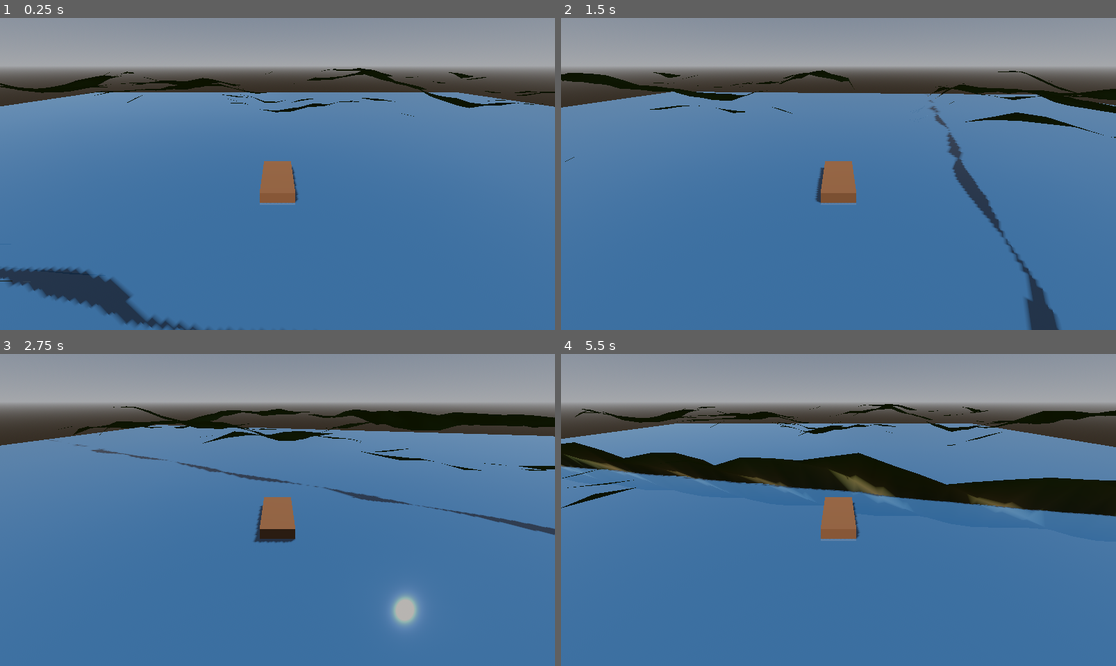
Above: before the commit, frames 1-4 (two rows, left to right).
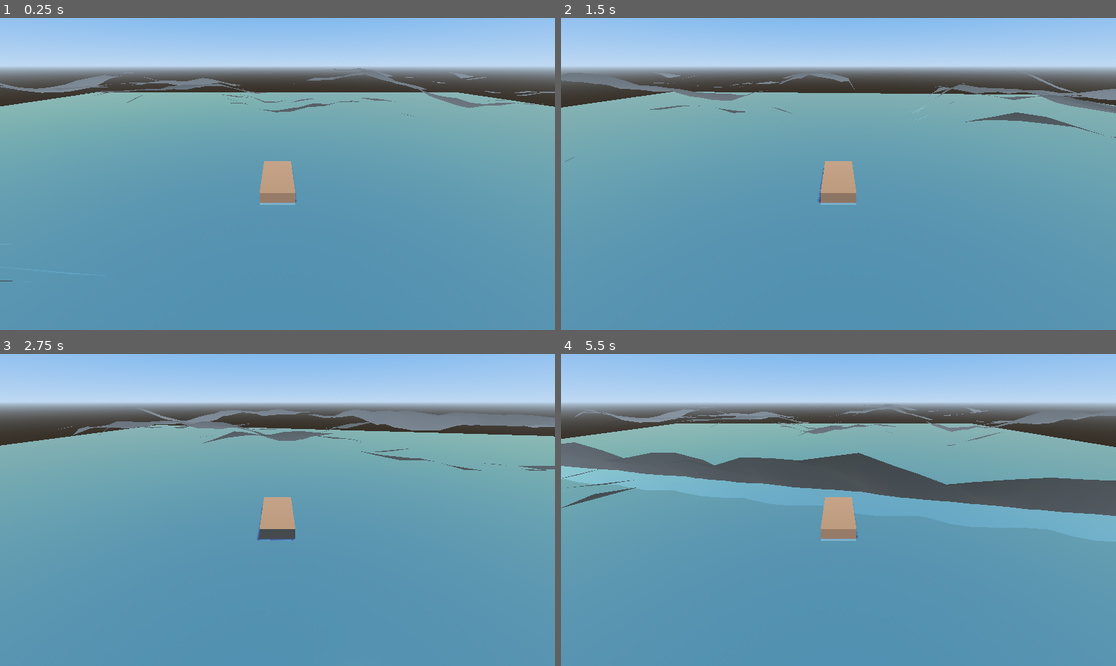
Above: after the commit, the same moments.

Repository: pirateslounge420/animated-succotash
Game: Godot game, scene res://scenes/world/plains_river_demo.tscn
The game is run twice, just before and just after one commit, with the same random seed, the same clock (stepped at 60 frames per second) and the same inputs.
Inputs:
- Up to frame 1 (0.25 s): no input
- Up to frame 2 (1.5 s): hold D (boat_turn_right) 0.53-1.28 s; hold S (boat_back) from 1.28 s (still down)
- Up to frame 3 (2.75 s): release S (boat_back) at 2.03 s; hold D (boat_turn_right) from 2.03 s (still down)
- Up to frame 4 (5.5 s): release D (boat_turn_right) at 2.78 s; hold W (boat_forward) 2.78-3.53 s; hold A (boat_turn_left) 3.53-5.03 s; hold S (boat_back) from 5.03 s (still down)

The runs differ from the first frame. In frame 1, 95% of the frame differs, in the area x 0-100%, y 0-100%; in frame 2, 95%; in frame 3, 96%; in frame 4, 96%.

Commit message:
Implement TimeOfDay-driven sky, sun/moon, and dusk gradient lighting
TimeOfDay now computes a continuous sun elevation across the full
120-minute cycle (70 day / 50 night) instead of a stub, so day_amount
and twilight_amount blends never hit a discontinuity at the sunrise/
sunset boundary. A new SkyController reacts to TimeOfDay.time_changed
and drives sun rotation/color/energy, the sky gradient, and fog color
from that single elevation value, plus a simple low-poly (faceted
icosphere-style) moon that becomes visible at night.

Verified headlessly across a full day/night transition: the horizon
color passes through orange at the sunset crossing and visibly through
violet on its way to deep blue-violet at night, matching the banding
described in DESIGN.md section 4/2.1 without needing an explicit third
gradient stop -- it falls out of the day/twilight/night color blend.

Co-Authored-By: Claude Sonnet 5 <noreply@anthropic.com>
Claude-Session: https://claude.ai/code/session_01HukiLSxK3HM1XRn82GE2f5

Diff:
--- a/scenes/world/plains_river_demo.tscn
+++ b/scenes/world/plains_river_demo.tscn
@@ -1,7 +1,8 @@
-[gd_scene load_steps=6 format=3]
+[gd_scene load_steps=9 format=3]
 
 [ext_resource type="Script" path="res://scripts/procgen/plains_river_generator.gd" id="1"]
 [ext_resource type="PackedScene" path="res://scenes/world/boat.tscn" id="2"]
+[ext_resource type="Script" path="res://scripts/world/sky_controller.gd" id="3"]
 
 [sub_resource type="ProceduralSkyMaterial" id="ProceduralSkyMaterial_1"]
 
@@ -11,16 +12,45 @@
 [sub_resource type="Environment" id="Environment_1"]
 background_mode = 2
 sky = SubResource("Sky_1")
+fog_enabled = true
+fog_light_color = Color(0.8, 0.87, 0.95, 1)
+fog_density = 0.01
+
+[sub_resource type="SphereMesh" id="SphereMesh_moon"]
+radius = 25.0
+height = 50.0
+radial_segments = 8
+rings = 5
+
+[sub_resource type="StandardMaterial3D" id="StandardMaterial3D_moon"]
+shading_mode = 0
+albedo_color = Color(0.85, 0.88, 1, 1)
+emission_enabled = true
+emission = Color(0.85, 0.88, 1, 1)
+emission_energy_multiplier = 1.5
 
 [node name="PlainsRiverDemo" type="Node3D"]
 
 [node name="WorldEnvironment" type="WorldEnvironment" parent="."]
 environment = SubResource("Environment_1")
 
-[node name="Sun" type="DirectionalLight3D" parent="."]
+[node name="SunLight" type="DirectionalLight3D" parent="."]
 position = Vector3(0, 20, 0)
-rotation_degrees = Vector3(-45, -30, 0)
 shadow_enabled = true
+
+[node name="MoonPivot" type="Node3D" parent="."]
+
+[node name="MoonMesh" type="MeshInstance3D" parent="MoonPivot"]
+transform = Transform3D(1, 0, 0, 0, 1, 0, 0, 0, 1, 0, 0, -300)
+visible = false
+mesh = SubResource("SphereMesh_moon")
+surface_material_override/0 = SubResource("StandardMaterial3D_moon")
+
+[node name="SkyController" type="Node3D" parent="."]
+script = ExtResource("3")
+sun_light_path = NodePath("../SunLight")
+moon_pivot_path = NodePath("../MoonPivot")
+world_environment_path = NodePath("../WorldEnvironment")
 
 [node name="Terrain" type="Node3D" parent="."]
 script = ExtResource("1")
--- a/scripts/autoload/time_of_day.gd
+++ b/scripts/autoload/time_of_day.gd
@@ -2,17 +2,64 @@
 ## Drives the world's day/night clock.
 ##
 ## Full cycle = 120 in-game minutes: 70 minutes day, 50 minutes night,
-## with dawn/dusk as the gradient transition between the two (see
-## DESIGN.md, section 4) rather than fixed phases of their own.
+## with dawn/dusk as the gradient transition between the two (DESIGN.md
+## section 4) rather than fixed phases of their own — the transition
+## emerges naturally from sun_elevation_deg() crossing the horizon, so
+## nothing here hardcodes a separate "dawn"/"dusk" state.
 ##
 ## Exposes a single normalized `time_of_day` (0.0-1.0 across the full
-## cycle) that other systems (sky, lighting, gameplay) subscribe to via
-## `time_changed` instead of polling.
+## cycle) and emits `time_changed` so sky/lighting/gameplay systems can
+## react without polling.
 
 signal time_changed(time_of_day: float)
 
 const DAY_MINUTES: float = 70.0
 const NIGHT_MINUTES: float = 50.0
 const CYCLE_MINUTES: float = DAY_MINUTES + NIGHT_MINUTES
+const CYCLE_SECONDS: float = CYCLE_MINUTES * 60.0
 
-# TODO: advance time_of_day each frame and emit time_changed.
+## Fraction of the cycle that is daytime; time_of_day < this is day.
+const DAY_FRACTION: float = DAY_MINUTES / CYCLE_MINUTES
+
+const MAX_SUN_ELEVATION_DEG: float = 75.0
+const NIGHT_SUN_DEPTH_DEG: float = 40.0
+const MAX_MOON_ELEVATION_DEG: float = 55.0
+
+## Multiplies the passage of time; 1.0 = a real-time 120-minute cycle.
+## Bump this in the inspector to speed up testing/iteration.
+@export var time_scale: float = 1.0
+
+## 0.0 = sunrise, DAY_FRACTION = sunset, 1.0 = next sunrise. Starts at a
+## friendly mid-morning default rather than exactly sunrise.
+var time_of_day: float = 0.2
+
+
+func _process(delta: float) -> void:
+	time_of_day = fmod(time_of_day + (delta * time_scale) / CYCLE_SECONDS, 1.0)
+	time_changed.emit(time_of_day)
+
+
+func is_day() -> bool:
+	return time_of_day < DAY_FRACTION
+
+
+## Sun elevation in degrees, continuous across the *entire* cycle
+## (negative = below the horizon at night) so color/lighting blends never
+## need to special-case the day/night boundary.
+func sun_elevation_deg() -> float:
+	if is_day():
+		var day_t := time_of_day / DAY_FRACTION
+		return sin(day_t * PI) * MAX_SUN_ELEVATION_DEG
+	var night_fraction := 1.0 - DAY_FRACTION
+	var night_t := (time_of_day - DAY_FRACTION) / night_fraction
+	return -sin(night_t * PI) * NIGHT_SUN_DEPTH_DEG
+
+
+## Moon elevation in degrees; only meaningful at night (0 during the day).
+## Callers gate visibility with is_day() rather than relying on sign.
+func moon_elevation_deg() -> float:
+	if is_day():
+		return 0.0
+	var night_fraction := 1.0 - DAY_FRACTION
+	var night_t := (time_of_day - DAY_FRACTION) / night_fraction
+	return sin(night_t * PI) * MAX_MOON_ELEVATION_DEG
--- /dev/null
+++ b/scripts/world/sky_controller.gd
@@ -0,0 +1,76 @@
+extends Node3D
+## Drives sky gradient, sun light, fog, and a simple low-poly visual moon
+## from TimeOfDay, targeting the lighting keys in DESIGN.md section 4 and
+## the night mood reference in section 2.1 (deep blue-violet night, warm
+## light reserved for fire/hearths, oversized graphic moon, blue-violet-
+## to-orange dusk banding).
+
+@export var sun_light_path: NodePath
+@export var moon_pivot_path: NodePath
+@export var world_environment_path: NodePath
+
+const SUN_AZIMUTH_DEG: float = -30.0
+const MOON_AZIMUTH_DEG: float = 150.0
+
+const DAY_SKY_TOP := Color(0.30, 0.62, 0.92)
+const DAY_SKY_HORIZON := Color(0.75, 0.85, 0.95)
+const NIGHT_SKY_TOP := Color(0.04, 0.05, 0.14)
+const NIGHT_SKY_HORIZON := Color(0.08, 0.08, 0.22)
+const TWILIGHT_HORIZON := Color(0.85, 0.45, 0.25)
+
+const DAY_SUN_COLOR := Color(1.0, 0.97, 0.9)
+const TWILIGHT_SUN_COLOR := Color(1.0, 0.5, 0.28)
+const NIGHT_SUN_COLOR := Color(0.4, 0.45, 0.7)
+
+const DAY_FOG_COLOR := Color(0.8, 0.87, 0.95)
+const NIGHT_FOG_COLOR := Color(0.05, 0.05, 0.16)
+
+const DAY_SUN_ENERGY: float = 1.2
+const NIGHT_SUN_ENERGY: float = 0.05
+
+var _sun_light: DirectionalLight3D
+var _moon_pivot: Node3D
+var _moon_mesh: MeshInstance3D
+var _environment: Environment
+
+
+func _ready() -> void:
+	_sun_light = get_node(sun_light_path)
+	_moon_pivot = get_node(moon_pivot_path)
+	_moon_mesh = _moon_pivot.get_node("MoonMesh")
+	var world_env: WorldEnvironment = get_node(world_environment_path)
+	_environment = world_env.environment
+
+	TimeOfDay.time_changed.connect(_on_time_changed)
+	_on_time_changed(TimeOfDay.time_of_day)
+
+
+func _on_time_changed(_t: float) -> void:
+	var sun_elev := TimeOfDay.sun_elevation_deg()
+	# 0 well below the horizon -> 1 once comfortably above it.
+	var day_amount := smoothstep(-5.0, 15.0, sun_elev)
+	# Peaks at 1 right at the horizon, fades out by +/-20 degrees either
+	# side -- this is what puts the orange band at the horizon during
+	# both sunrise and sunset without a separate dawn/dusk state.
+	var twilight_amount := 1.0 - smoothstep(0.0, 20.0, absf(sun_elev))
+
+	_sun_light.rotation_degrees = Vector3(-sun_elev, SUN_AZIMUTH_DEG, 0.0)
+	var base_sun_color := NIGHT_SUN_COLOR.lerp(DAY_SUN_COLOR, day_amount)
+	_sun_light.light_color = base_sun_color.lerp(TWILIGHT_SUN_COLOR, twilight_amount)
+	_sun_light.light_energy = lerpf(NIGHT_SUN_ENERGY, DAY_SUN_ENERGY, day_amount)
+
+	if _environment and _environment.sky and _environment.sky.sky_material is ProceduralSkyMaterial:
+		var sky_mat: ProceduralSkyMaterial = _environment.sky.sky_material
+		sky_mat.sky_top_color = NIGHT_SKY_TOP.lerp(DAY_SKY_TOP, day_amount)
+		var base_horizon := NIGHT_SKY_HORIZON.lerp(DAY_SKY_HORIZON, day_amount)
+		sky_mat.sky_horizon_color = base_horizon.lerp(TWILIGHT_HORIZON, twilight_amount)
+		sky_mat.ground_horizon_color = sky_mat.sky_horizon_color
+
+	if _environment:
+		_environment.fog_light_color = NIGHT_FOG_COLOR.lerp(DAY_FOG_COLOR, day_amount)
+
+	var moon_elev := TimeOfDay.moon_elevation_deg()
+	var moon_visible := not TimeOfDay.is_day() and moon_elev > 0.0
+	_moon_mesh.visible = moon_visible
+	if moon_visible:
+		_moon_pivot.rotation_degrees = Vector3(-moon_elev, MOON_AZIMUTH_DEG, 0.0)
Not shown, changed: DESIGN.md
